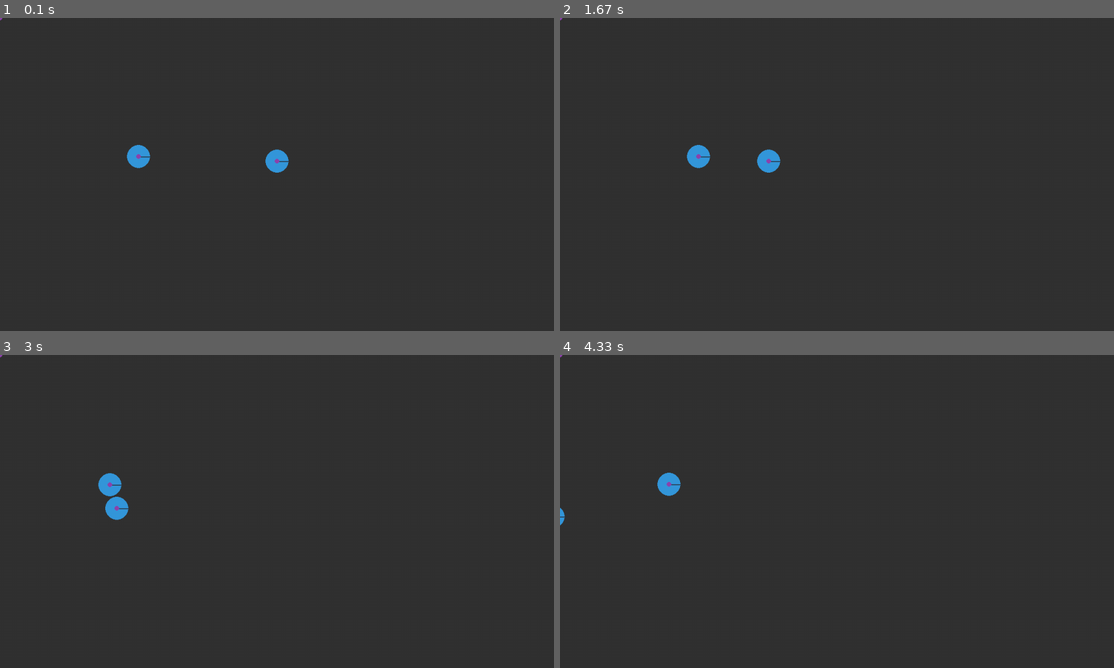
Above: before the commit, frames 1-4 (two rows, left to right).
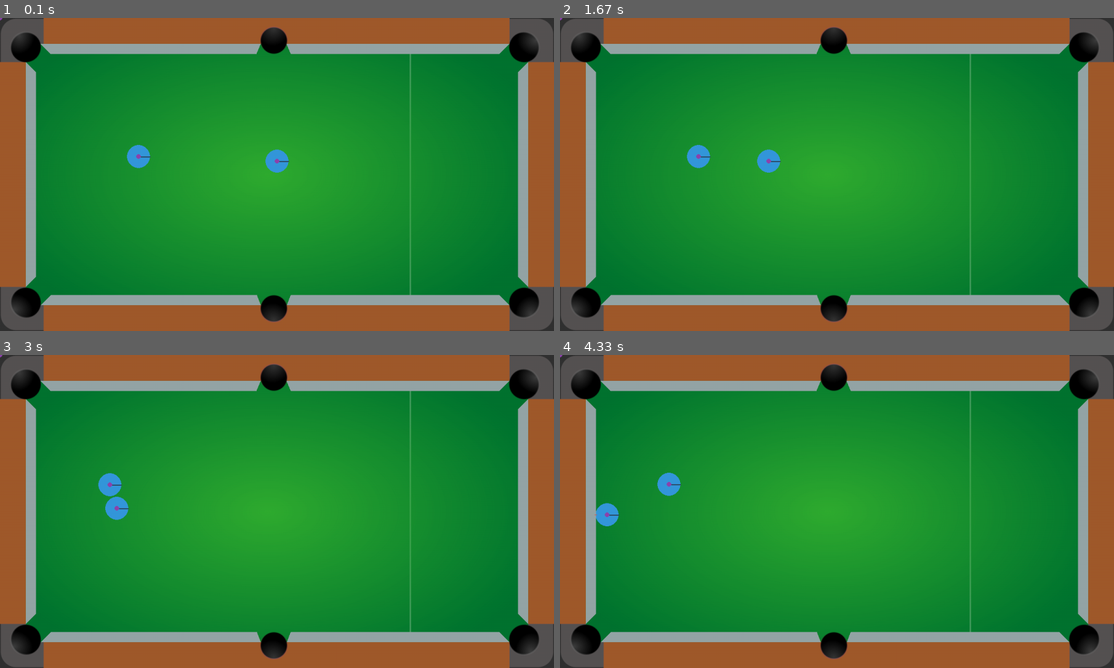
Above: after the commit, the same moments.

Repository: paulthomas2107/pygamePymunkWithRuss
Game: pygame game, started from main.py
Two runs of this game, one before a commit and one after it. Both use one fixed random seed, a clock stepped at 60 frames per second and the inputs below.
Inputs (mouse positions are in pixels of both pictures, inside the frame that each line leads up to):
- Up to frame 1 (0.1 s): no input
- Up to frame 2 (1.67 s): click (837, 174) at 0.38 s; click (842, 196) at 0.72 s; click (665, 127) at 1.05 s; click (1041, 284) at 1.38 s
- Up to frame 3 (3 s): click (288, 408) at 1.72 s; click (249, 592) at 2.05 s; click (260, 458) at 2.38 s; click (199, 445) at 2.72 s
- Up to frame 4 (4.33 s): click (981, 483) at 3.05 s; click (1008, 505) at 3.38 s; click (953, 455) at 3.72 s; click (676, 452) at 4.05 s

The runs differ from the first frame. In frame 1, 99% of the frame differs, in the area x 0-100%, y 0-100%; in frame 2, 99%; in frame 3, 99%; in frame 4, 99%.

Commit message:
More....add cushions

Diff:
--- a/main.py
+++ b/main.py
@@ -23,6 +23,9 @@
 # Colours
 BG = (50, 50, 50)
 
+# Load images
+table_image = pygame.image.load("assets/images/table.png").convert_alpha()
+
 
 # Ball function
 def create_ball(radius, pos):
@@ -42,6 +45,29 @@
 
 cue_ball = create_ball(25, (600, 310))
 
+# Cushion coordinates
+cushions = [
+    [(88, 56), (109, 77), (555, 77), (564, 56)],
+    [(621, 56), (630, 77), (1081, 77), (1102, 56)],
+    [(89, 621), (110, 600), (556, 600), (564, 621)],
+    [(622, 621), (630, 600), (1081, 600), (1102, 621)],
+    [(56, 96), (77, 117), (77, 560), (56, 581)],
+    [(1143, 96), (1122, 117), (1122, 560), (1143, 581)]
+]
+
+
+# Create cushions
+def create_cushion(poly_dims):
+    body = pymunk.Body(body_type=pymunk.Body.STATIC)
+    body.position = (0, 0)
+    shape = pymunk.Poly(body, poly_dims)
+    space.add(body, shape)
+
+
+# Generate cushions
+for c in cushions:
+    create_cushion(c)
+
 # Game loop
 run = True
 while run:
@@ -51,6 +77,9 @@
 
     # Fill background
     screen.fill(BG)
+
+    # Pool Table
+    screen.blit(table_image, (0, 0))
 
     # Event listener
     for event in pygame.event.get():
